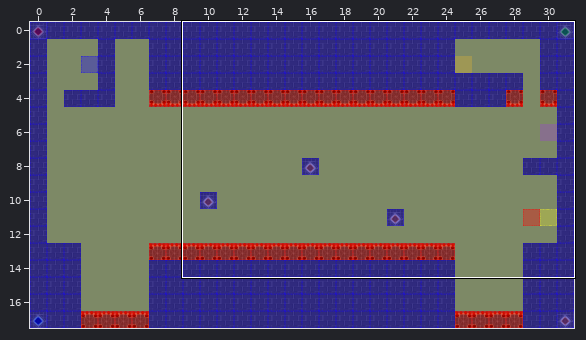
A Tiled map gets an edit: Spellington/res/map/mapCastle25.tmx. Above: a wide view before the commit, with the close-up outlined.
Close-up. The starting point:
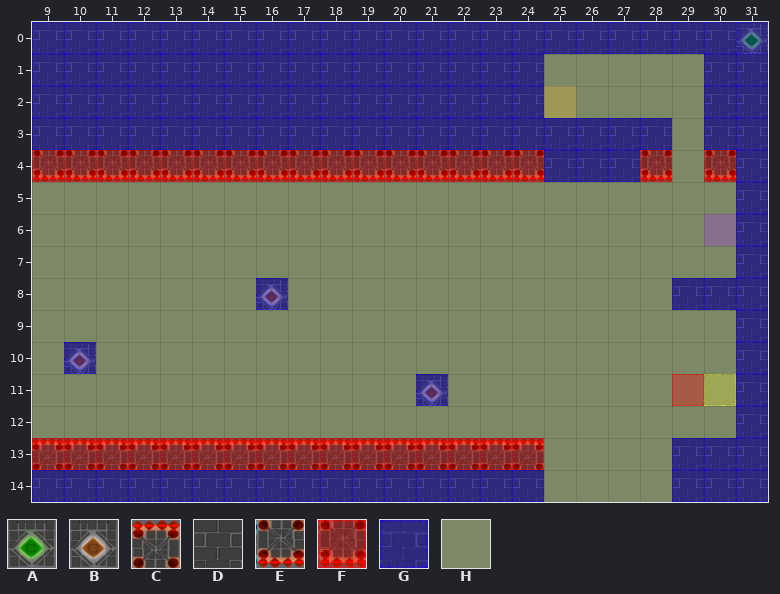
Cells are 50x50 px. Shown: x 9..31, y 0..14.
Key: from "castleTile": A 8, B 9, C 11, D 13, E 15; from "collisionTile": F 0, G 3, H 11.
_ is an empty cell.
Layers that did not change in this view are not listed.
Layer "terrain" before, first column x 9:
 0 DDDDDDDDDDDDDDDDDDDDDDA
 1 DDDDDDDDDDDDDDDD_____DD
 2 DDDDDDDDDDDDDDDD_____DD
 3 DDDDDDDDDDDDDDDDDDDD_DD
 4 EEEEEEEEEEEEEEEEDDDE_ED
 5 ______________________D
 6 ______________________D
 7 ______________________D
 8 _______B____________DDD
 9 ______________________D
10 _B____________________D
11 ____________B_________D
12 ______________________D
13 CCCCCCCCCCCCCCCC____DDD
14 DDDDDDDDDDDDDDDD____DDD
Layer "collision" before, first column x 9:
 0 GGGGGGGGGGGGGGGGGGGGGGG
 1 GGGGGGGGGGGGGGGGHHHHHGG
 2 GGGGGGGGGGGGGGGGHHHHHGG
 3 GGGGGGGGGGGGGGGGGGGGHGG
 4 FFFFFFFFFFFFFFFFGGGFHFG
 5 HHHHHHHHHHHHHHHHHHHHHHG
 6 HHHHHHHHHHHHHHHHHHHHHHG
 7 HHHHHHHHHHHHHHHHHHHHHHG
 8 HHHHHHHGHHHHHHHHHHHHGGG
 9 HHHHHHHHHHHHHHHHHHHHHHG
10 HGHHHHHHHHHHHHHHHHHHHHG
11 HHHHHHHHHHHHGHHHHHHHHHG
12 HHHHHHHHHHHHHHHHHHHHHHG
13 FFFFFFFFFFFFFFFFHHHHGGG
14 GGGGGGGGGGGGGGGGHHHHGGG
And afterwards:
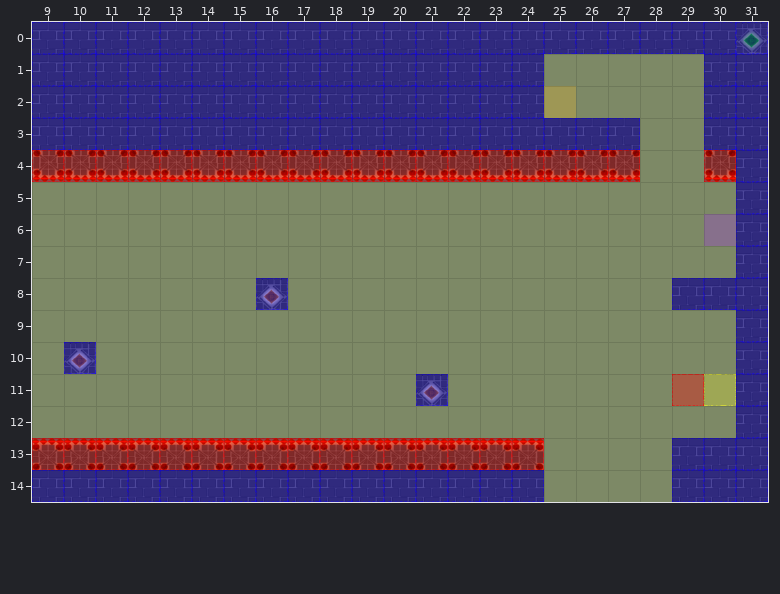
See-through tiles are keyed as they look on the map.
From old to new:
Layer "terrain":
y 3: x 28 D -> _
y 4: x 25..28 DDDE -> EEE_
Layer "collision":
y 3: x 28 G -> H
y 4: x 25..28 GGGF -> FFFH
Where, in picture pixels (left, top, right, bottom), the same in both close-ups:
changed: (544, 118, 672, 182)
